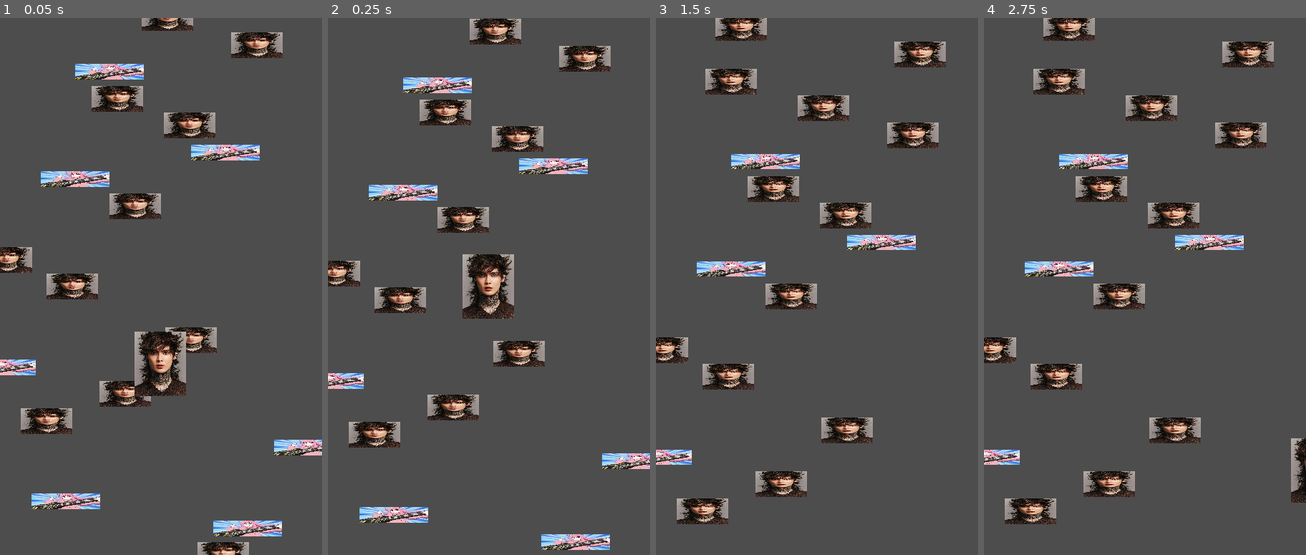
Above: before the commit, frames 1-4 (left to right).
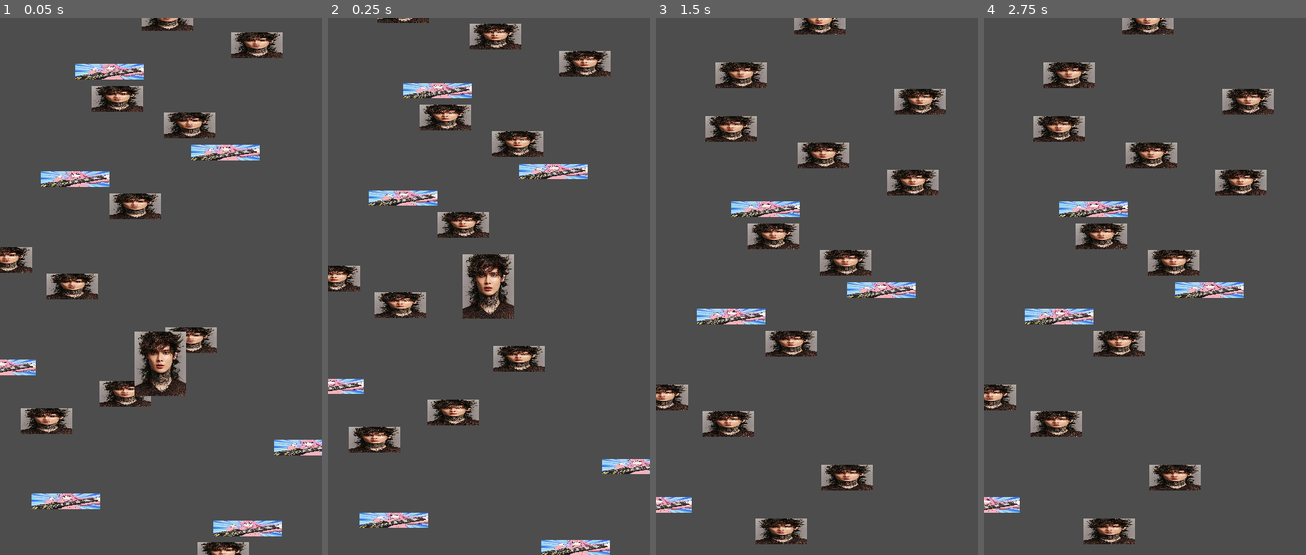
Above: after the commit, the same moments.

Repository: eel-in-denial/Duddle-Jump
Game: Godot game, scene res://scenes/world.tscn
Two runs of this game, one before a commit and one after it. Both use one fixed random seed, a clock stepped at 60 frames per second and the inputs below.
Inputs:
- Up to frame 1 (0.05 s): no input
- Up to frame 2 (0.25 s): no input
- Up to frame 3 (1.5 s): hold Right (right) from 0.53 s (still down)
- Up to frame 4 (2.75 s): tap Enter at 2 s; release Right (right) at 2.03 s; hold Left (left) from 2.03 s (still down)

The runs differ from the first frame. In frame 1, 0.4% of the frame differs, in the area x 41-58%, y 58-71%; in frame 2, 12%; in frame 3, 21%; in frame 4, 22%, in the area x 0-100%, y 0-98%.

Commit message:
platform collision - fix bug

Diff:
--- a/project.godot
+++ b/project.godot
@@ -46,4 +46,4 @@
 
 [physics]
 
-2d/default_gravity=1100.0
+2d/default_gravity=900.0
--- /dev/null
+++ b/scenes/doodle.tscn
@@ -0,0 +1,34 @@
+[gd_scene load_steps=5 format=3 uid="uid://cfn1kmw82cthc"]
+
+[ext_resource type="Script" path="res://scripts/Doodle.gd" id="1_4q0tm"]
+[ext_resource type="Texture2D" uid="uid://bvyjoe3k8te2s" path="res://sprites/mc.jpg" id="2_val5d"]
+
+[sub_resource type="RectangleShape2D" id="RectangleShape2D_0b2nu"]
+size = Vector2(71, 89)
+
+[sub_resource type="RectangleShape2D" id="RectangleShape2D_0am04"]
+size = Vector2(53, 28)
+
+[node name="Doodle" type="CharacterBody2D"]
+position = Vector2(224, 520)
+script = ExtResource("1_4q0tm")
+
+[node name="Sprite2D" type="Sprite2D" parent="."]
+scale = Vector2(0.05, 0.05)
+texture = ExtResource("2_val5d")
+metadata/_edit_lock_ = true
+
+[node name="Collision" type="CollisionShape2D" parent="."]
+position = Vector2(-0.5, -0.5)
+shape = SubResource("RectangleShape2D_0b2nu")
+metadata/_edit_lock_ = true
+
+[node name="Area2D" type="Area2D" parent="."]
+
+[node name="CollisionShape2D" type="CollisionShape2D" parent="Area2D"]
+position = Vector2(-0.5, 38)
+shape = SubResource("RectangleShape2D_0am04")
+debug_color = Color(0, 0.649587, 0.137239, 0.42)
+
+[connection signal="body_entered" from="Area2D" to="." method="_on_area_2d_body_entered"]
+[connection signal="body_exited" from="Area2D" to="." method="_on_area_2d_body_exited"]
--- a/scenes/platform.tscn
+++ b/scenes/platform.tscn
@@ -7,7 +7,7 @@
 size = Vector2(96, 21)
 
 [sub_resource type="RectangleShape2D" id="RectangleShape2D_5fv3c"]
-size = Vector2(96, 25)
+size = Vector2(80, 23)
 
 [node name="platform" type="StaticBody2D"]
 script = ExtResource("1_8xq3e")
@@ -28,10 +28,10 @@
 metadata/_edit_lock_ = true
 
 [node name="CollisionShape2D" type="CollisionShape2D" parent="Area2D"]
-position = Vector2(0, -2.5)
+position = Vector2(-2, -1.5)
 shape = SubResource("RectangleShape2D_5fv3c")
-one_way_collision = true
 debug_color = Color(0, 0.648564, 0.176578, 0.42)
 metadata/_edit_lock_ = true
 
 [connection signal="body_entered" from="Area2D" to="." method="_on_area_2d_body_entered"]
+[connection signal="body_exited" from="Area2D" to="." method="_on_area_2d_body_exited"]
--- a/scenes/world.tscn
+++ b/scenes/world.tscn
@@ -1,30 +1,14 @@
-[gd_scene load_steps=5 format=3 uid="uid://bklxacsige0dr"]
+[gd_scene load_steps=3 format=3 uid="uid://bklxacsige0dr"]
 
-[ext_resource type="Script" path="res://scenes/duddle_world.gd" id="1_1xc7p"]
-[ext_resource type="Script" path="res://scripts/Doodle.gd" id="1_3oibs"]
-[ext_resource type="Texture2D" uid="uid://bvyjoe3k8te2s" path="res://sprites/mc.jpg" id="2_j53se"]
-
-[sub_resource type="CapsuleShape2D" id="CapsuleShape2D_ibqi3"]
-radius = 30.0
-height = 80.0
+[ext_resource type="Script" path="res://scripts/duddle_world.gd" id="1_1xc7p"]
+[ext_resource type="PackedScene" uid="uid://cfn1kmw82cthc" path="res://scenes/doodle.tscn" id="2_1t0ia"]
 
 [node name="Duddle World" type="Node2D"]
 script = ExtResource("1_1xc7p")
 
 [node name="Platforms" type="Node2D" parent="."]
 
-[node name="Doodle" type="CharacterBody2D" parent="."]
-position = Vector2(224, 520)
-script = ExtResource("1_3oibs")
-
-[node name="Collision" type="CollisionShape2D" parent="Doodle"]
-shape = SubResource("CapsuleShape2D_ibqi3")
-metadata/_edit_lock_ = true
-
-[node name="Sprite2D" type="Sprite2D" parent="Doodle"]
-scale = Vector2(0.05, 0.05)
-texture = ExtResource("2_j53se")
-metadata/_edit_lock_ = true
+[node name="Doodle" parent="." instance=ExtResource("2_1t0ia")]
 
 [node name="Camera" type="Camera2D" parent="."]
 position = Vector2(225, 375)
--- a/scripts/Doodle.gd
+++ b/scripts/Doodle.gd
@@ -7,6 +7,7 @@
 var gravity = ProjectSettings.get_setting("physics/2d/default_gravity")
 var initialJump = true
 var type = "character"
+var last_collision
 
 func _physics_process(delta):
 	# Add the gravity.
@@ -28,3 +29,7 @@
 		velocity.x = move_toward(velocity.x, 0, 30)
 
 	move_and_slide()
+	if get_last_slide_collision():
+		last_collision = get_slide_collision(0).get_collider()
+		if last_collision.type == "breakable" and velocity.y < 700:
+			last_collision.queue_free()
--- a/scenes/duddle_world.gd
+++ b/scripts/duddle_world.gd
@@ -29,7 +29,6 @@
 		create_platforms()
 
 func create_platforms():
-	print("hello")
 	for i in range(plat_per_screen):
 		if (Global.random.randf()) <= plat_chance:
 			platform_instance = platform_scene.instantiate()
--- a/scripts/platform.gd
+++ b/scripts/platform.gd
@@ -4,6 +4,7 @@
 var sprite
 var normal_texture = preload("res://sprites/mc.jpg")
 var breakable_texture = preload("res://sprites/un-patriot.jpg")
+var break_state = false
 # Called when the node enters the scene tree for the first time.
 
 func initialise(x, y):
@@ -20,8 +21,3 @@
 # Called every frame. 'delta' is the elapsed time since the previous frame.
 func _process(delta):
 	pass
-
-
-func _on_area_2d_body_entered(body):
-	if type == "breakable" and body.type == "character":
-		self.queue_free()
